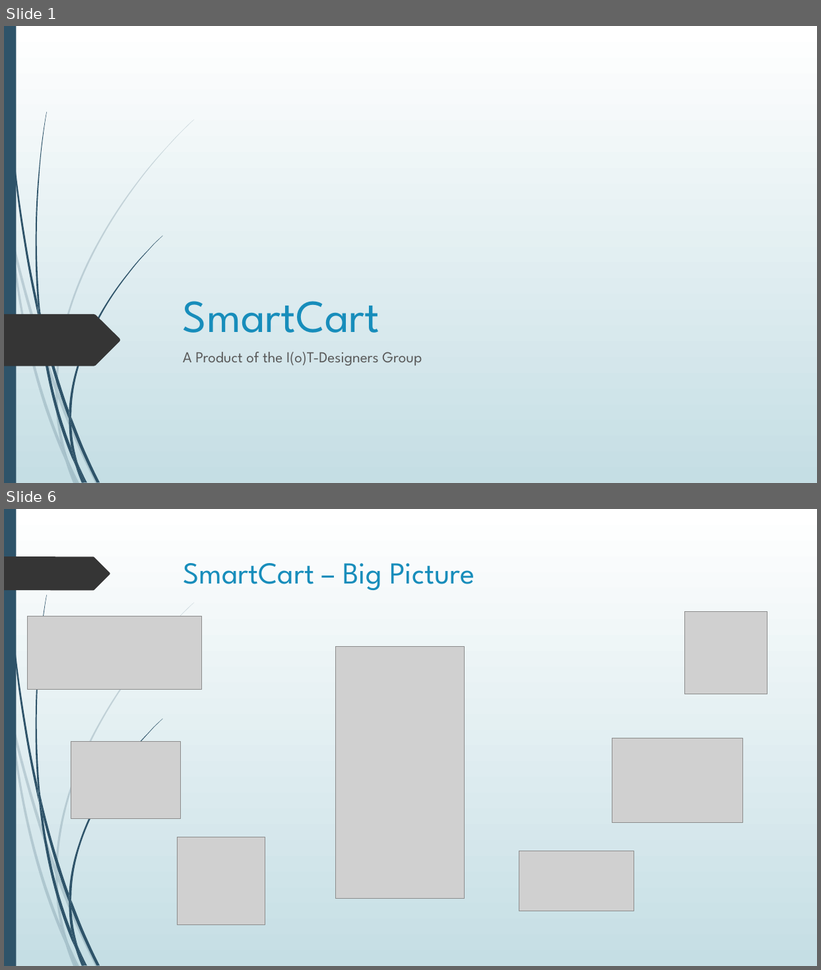
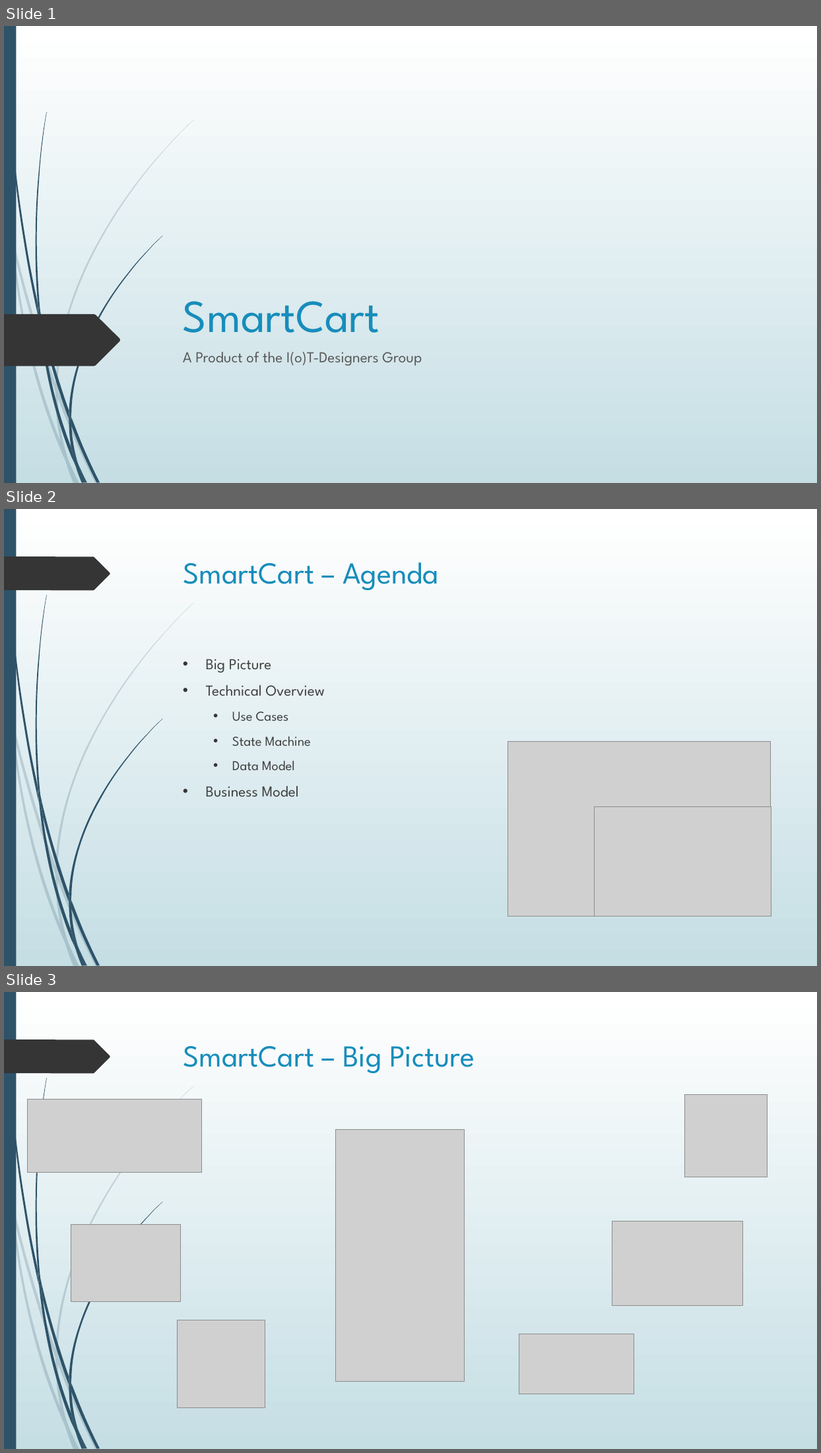
Before and after one commit to Pschkn/TAE_EmbeddedSystems, a slide deck: pm/presentations/SmartCart_Concept.pptx. Shown one above the other, each under a label of ours: slides 1 and 6 before the commit, slides 1, 2 and 3 after it; the slides between them are not shown. The pictures are 821x970 and 821x1453 pixels, drawn with LibreOffice and Linux fonts; fonts in the diff are those of the drawing; grey boxes stand for pictures. Boxes give left, top, right and bottom in pixels: in the first picture for what was removed or moved away, otherwise in the second. Text is boxed around its words. In the diff, an @@ line names an element or a change of style, - is before the commit and + after.

```diff
--- a/pm/presentations/SmartCart_Concept.pptx
+++ b/pm/presentations/SmartCart_Concept.pptx
@@ slide 2 added at [4, 509, 817, 966], background gradient #FFFFFF to #C5DEE5; not listed: 24 template elements that a slide beside it also shows @@
@@ title added at [183, 562, 439, 590], 36 pt, text #178DBB @@
+SmartCart – Agenda
@@ text added at [206, 659, 325, 797], 18 pt, text #404040 @@
+• Big Picture
+• Technical Overview
+  • Use Cases
+  • State Machine
+  • Data Model
+• Business Model
@@ picture added at [508, 741, 771, 916] @@
@@ picture added at [595, 807, 772, 916] @@
@@ what was slide 6 is now slide 3 @@
```
Also in this commit, not shown: 2 slides changed, 5 other slides added, 1 slide removed, 5 other files.
